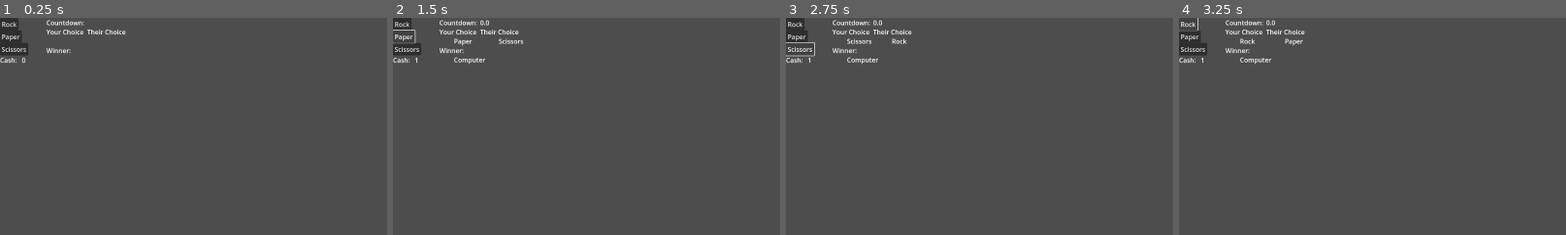
Above: before the commit, frames 1-4 (left to right).
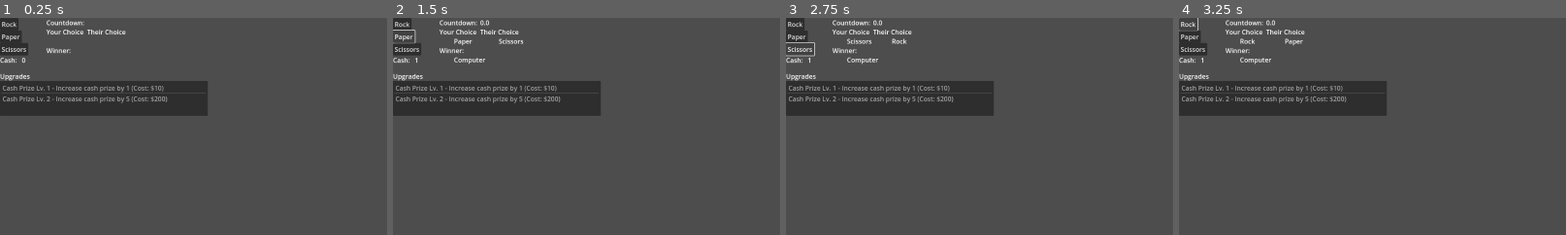
Above: after the commit, the same moments.

Repository: wfay42/corruption-clicker
Game: Godot game, scene res://rock_paper_scissors.tscn
Same seed, same stepped clock (60 frames per second), same inputs: the game is played once before the commit and once after it.
Inputs:
- Up to frame 1 (0.25 s): no input
- Up to frame 2 (1.5 s): click "Rock" at 0.5 s; click "Paper" at 1.25 s
- Up to frame 3 (2.75 s): click "Scissors" at 2 s
- Up to frame 4 (3.25 s): click "Rock" at 2.75 s
The pictures show only the part of the screen within x 0-50%, y 0-50%; the shares and areas given below are measured in that part.

The runs differ from the first frame. In frame 1, 7.8% of the frame differs, in the area x 0-54%, y 25-46%; in frame 2, 7.8%; in frame 3, 7.8%; in frame 4, 7.8%.

Commit message:
Wired upgrade_list and Upgrades with rps_controller

Diff:
--- a/datamodel/Upgrades.gd
+++ b/datamodel/Upgrades.gd
@@ -27,12 +27,25 @@
     return upgradeId in _ownedUpgradeIds
 
 func getOwnedCashPlusUpgradeValue() -> int:
+    """ Sums up the cash+ values of all owned upgrades and returns the total
+     Returns 0 if no cash+ upgrades are owned
+    """
     var totalCashPlus: int = 0
     for upgradeId in _ownedUpgradeIds:
         var upgradeData = ALL_UPGRADES.get(upgradeId, null)
         if upgradeData != null and upgradeData.has(CASH_PLUS_KEY):
             totalCashPlus += upgradeData[CASH_PLUS_KEY]
     return totalCashPlus
+
+func getAllAvailableUpgrades() -> Array[Dictionary]:
+    """ Returns a list of all upgrade data dictionaries for upgrades that are currently available for purchase
+     (i.e. not owned and dependencies met)
+    """
+    var availableUpgrades: Array[Dictionary] = []
+    for upgradeId in ALL_UPGRADES.keys():
+        if isUpgradeAvailable(upgradeId):
+            availableUpgrades.append(ALL_UPGRADES[upgradeId])
+    return availableUpgrades
 
 func isUpgradeAvailable(upgradeId: String) -> bool:
     """ Returns true if upgrade is not owned and all dependencies are met """
--- a/gameplay/_rps_controller.gd
+++ b/gameplay/_rps_controller.gd
@@ -24,6 +24,9 @@
 
 var __computerRng: RandomNumberGenerator
 var __cashManager: CashManager
+
+var __upgrades: Upgrades
+var __upgradeList: ItemList
 
 func _ready() -> void:
 	self.__timer_duration = 0.1
@@ -52,6 +55,11 @@
 
 	self.__cashValueNode = self.get_node("Cash").get_node("CashValue")
 	cash_changed.connect(self.__cashValueNode._on_cash_changed)
+
+	self.__upgrades = Upgrades.new()
+	self.__upgradeList = self.get_node("Upgrades").get_node("UpgradeList")
+	self.__upgradeList.set_upgrades(self.__upgrades)
+	self.__upgradeList.refreshList()
 
 func _connect_children(rps_nodes: Array[Node]) -> void:
 	var controller = self
--- /dev/null
+++ b/gameplay/upgrade_list.gd
@@ -0,0 +1,33 @@
+extends ItemList
+
+"""
+Keep track of available upgrades in two Arrays with the same indexing
+1. Array of Upgrades stored internally
+2. Array of Items in the UI Item List
+"""
+
+var _upgrades: Upgrades = null
+
+func _ready() -> void:
+	pass
+
+func set_upgrades(upgrades: Upgrades) -> void:
+	_upgrades = upgrades
+
+func refreshList() -> void:
+	"""Refreshes the list of upgrades based on the current state of owned upgrades
+	"""
+	if (_upgrades == null):
+		return
+
+	self.clear()
+	var availableUpgrades: Array[Dictionary] = _upgrades.getAllAvailableUpgrades()
+	for upgradeData in availableUpgrades:
+		var displayText: String = "%s - %s (Cost: $%d)" % [upgradeData["name"], upgradeData["description"], upgradeData["cost"]]
+		self.add_item(displayText)
+
+func _on_item_activated(index: int) -> void:
+	"""What to do when an item is double clicked
+	"""
+	var item_name: String = self.get_item_text(index)
+	print("Activated item: %s" % item_name)
--- a/rock_paper_scissors.tscn
+++ b/rock_paper_scissors.tscn
@@ -1,10 +1,11 @@
-[gd_scene load_steps=6 format=3 uid="uid://dc0jrijurxsj2"]
+[gd_scene load_steps=7 format=3 uid="uid://dc0jrijurxsj2"]
 
 [ext_resource type="Script" uid="uid://dkf6hnkyj0xis" path="res://gameplay/rps_button.gd" id="1_kjh7p"]
 [ext_resource type="Script" uid="uid://dgl6jk3gey5ra" path="res://gameplay/_rps_controller.gd" id="1_quvve"]
 [ext_resource type="Script" uid="uid://c7plne52hia5d" path="res://gameplay/rps_label.gd" id="2_ihdnx"]
 [ext_resource type="Script" uid="uid://yd86tbu2eh2a" path="res://gameplay/countdown_label.gd" id="4_oyv7v"]
 [ext_resource type="Script" uid="uid://dntmseq78bdw4" path="res://gameplay/cash_label.gd" id="4_rancy"]
+[ext_resource type="Script" uid="uid://bklcx3nx60sf5" path="res://gameplay/upgrade_list.gd" id="6_0mn1v"]
 
 [node name="RockPaperScissors" type="Node2D"]
 script = ExtResource("1_quvve")
@@ -101,6 +102,23 @@
 text = "0"
 script = ExtResource("4_rancy")
 
+[node name="Upgrades" type="Label" parent="."]
+offset_top = 133.0
+offset_right = 40.0
+offset_bottom = 156.0
+text = "Upgrades"
+
+[node name="UpgradeList" type="ItemList" parent="Upgrades"]
+layout_mode = 0
+offset_top = 23.0
+offset_right = 515.0
+offset_bottom = 110.0
+item_count = 2
+item_0/text = "Option 1"
+item_1/text = "Option 2"
+script = ExtResource("6_0mn1v")
+
 [connection signal="pressed" from="Rock" to="Rock" method="_on_pressed"]
 [connection signal="pressed" from="Paper" to="Paper" method="_on_pressed"]
 [connection signal="pressed" from="Scissors" to="Scissors" method="_on_pressed"]
+[connection signal="item_activated" from="Upgrades/UpgradeList" to="Upgrades/UpgradeList" method="_on_item_activated"]
Not shown, added: gameplay/upgrade_list.gd.uid
